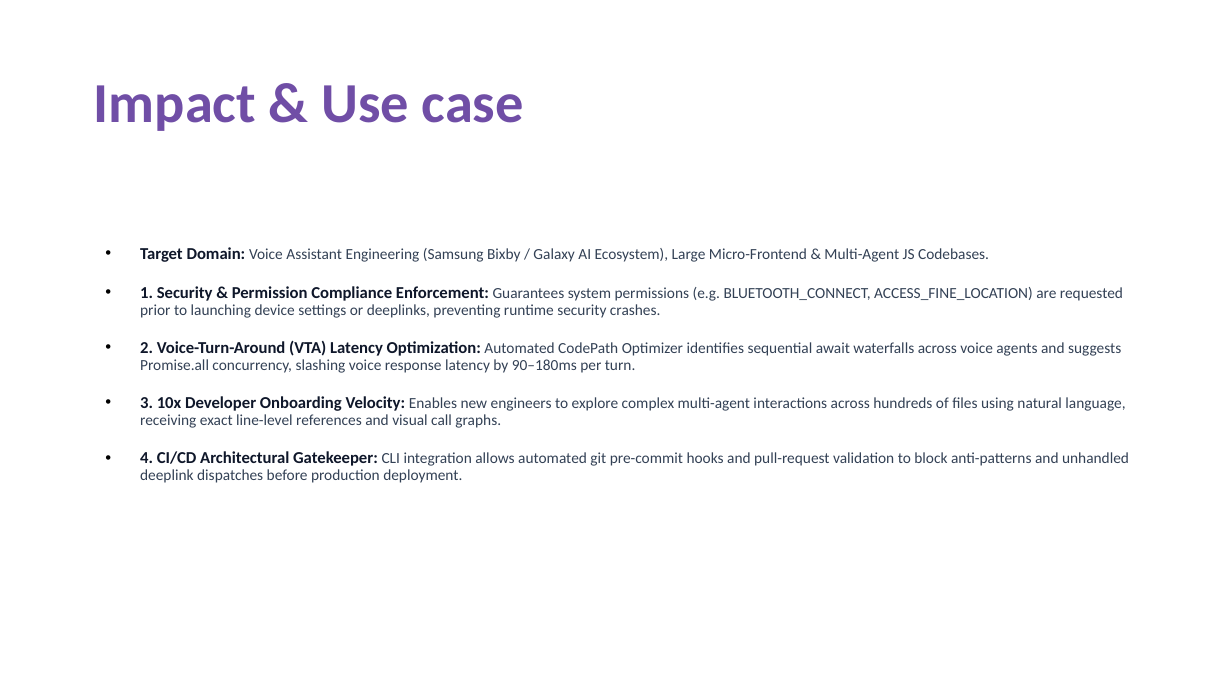
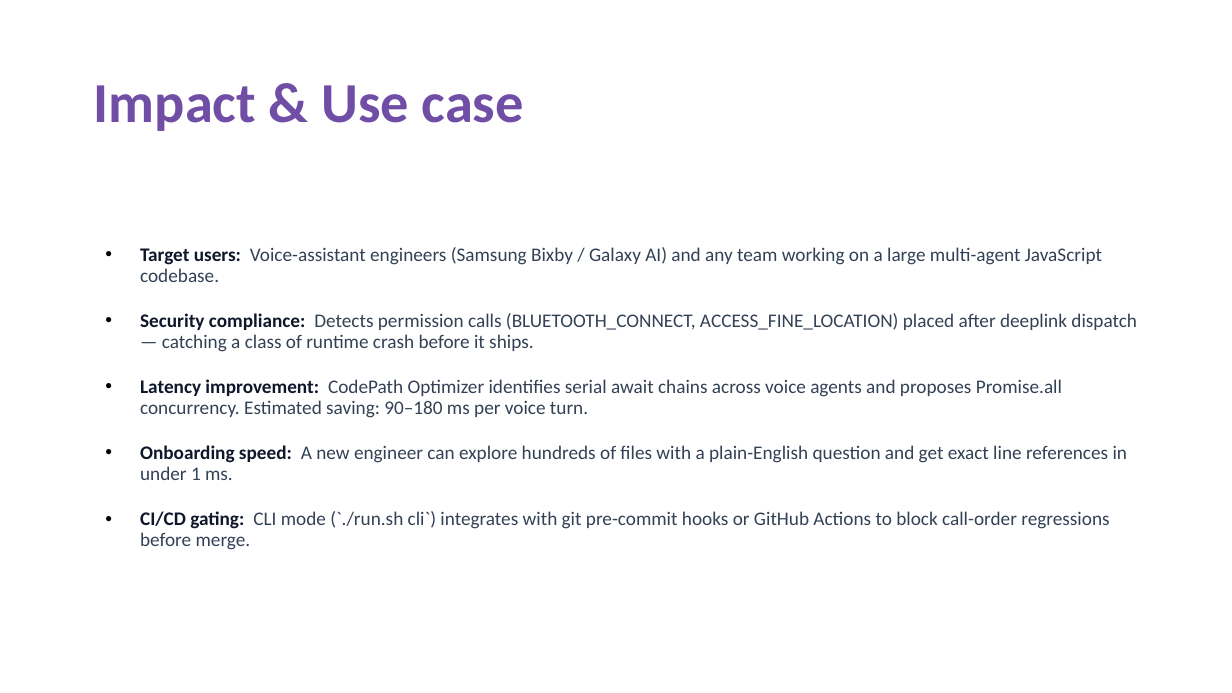
Before and after one commit to AadityaBansal01/aura-code-intelligence, a slide deck: slide 7 of Thapar_TeamAURA_Submission.pptx. Drawn at 1232x693 pixels with LibreOffice and Linux fonts; fonts in the diff are those of the drawing. Boxes give left, top, right and bottom in pixels: in the first picture for what was removed or moved away, otherwise in the second. Text is boxed around its words. In the diff, an @@ line names an element or a change of style, - is before the commit and + after.

Commit message:
fix: bigger fonts, human-written PPT content, clean team roster, no personal email

```diff
--- a/Thapar_TeamAURA_Submission.pptx
+++ b/Thapar_TeamAURA_Submission.pptx
@@ text at (140, 247, 1137, 550): text changed; size 12 to 15 pt @@
-• Target Domain: Voice Assistant Engineering (Samsung Bixby / Galaxy AI Ecosystem), Large Micro-Frontend & Multi-Agent JS Codebases.
-• 1. Security & Permission Compliance Enforcement: Guarantees system permissions (e.g. BLUETOOTH_CONNECT, ACCESS_FINE_LOCATION) are requested prior to launching device settings or deeplinks, preventing runtime security crashes.
-• 2. Voice-Turn-Around (VTA) Latency Optimization: Automated CodePath Optimizer identifies sequential await waterfalls across voice agents and suggests Promise.all concurrency, slashing voice response latency by 90–180ms per turn.
-• 3. 10x Developer Onboarding Velocity: Enables new engineers to explore complex multi-agent interactions across hundreds of files using natural language, receiving exact line-level references and visual call graphs.
-• 4. CI/CD Architectural Gatekeeper: CLI integration allows automated git pre-commit hooks and pull-request validation to block anti-patterns and unhandled deeplink dispatches before production deployment.
+• Target users: Voice-assistant engineers (Samsung Bixby / Galaxy AI) and any team working on a large multi-agent JavaScript codebase.
+• Security compliance: Detects permission calls (BLUETOOTH_CONNECT, ACCESS_FINE_LOCATION) placed after deeplink dispatch — catching a class of runtime crash before it ships.
+• Latency improvement: CodePath Optimizer identifies serial await chains across voice agents and proposes Promise.all concurrency. Estimated saving: 90–180 ms per voice turn.
+• Onboarding speed: A new engineer can explore hundreds of files with a plain-English question and get exact line references in under 1 ms.
+• CI/CD gating: CLI mode (`./run.sh cli`) integrates with git pre-commit hooks or GitHub Actions to block call-order regressions before merge.
```
Also in this commit, not shown: 10 other slides changed, 5 other files.
